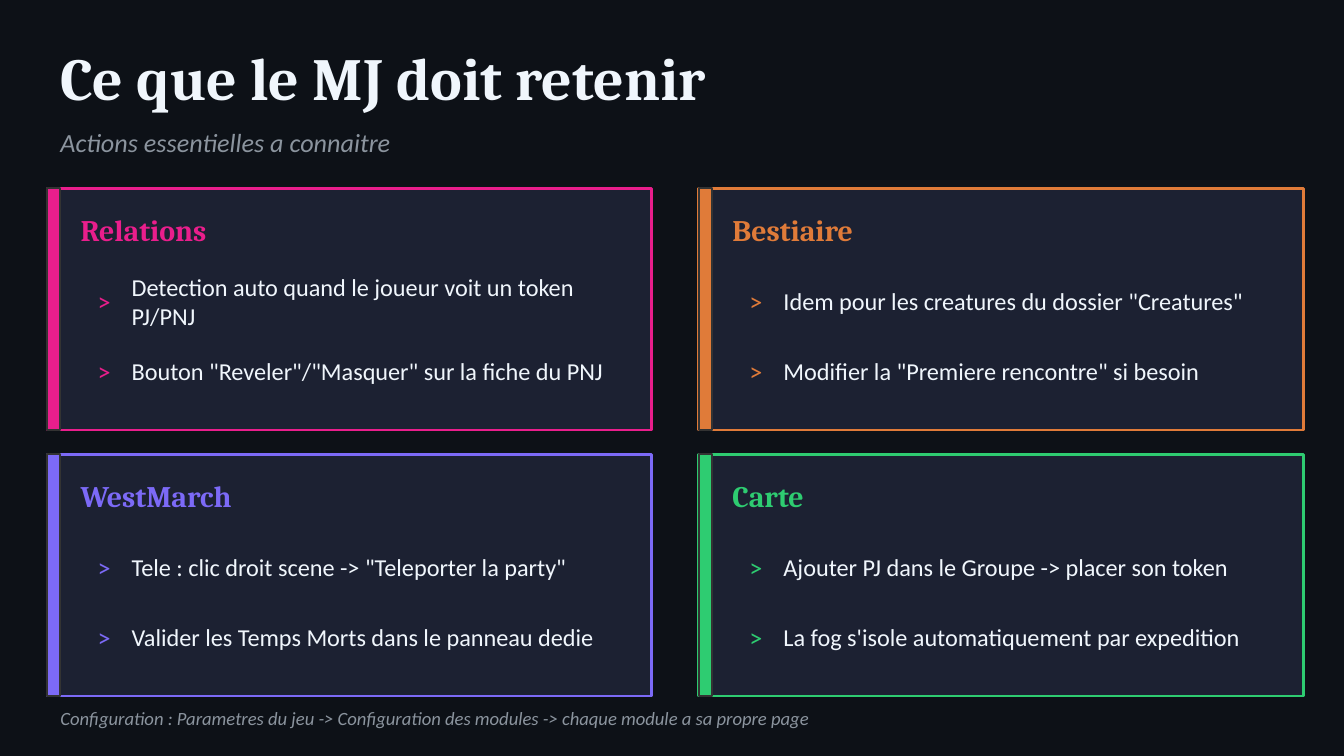
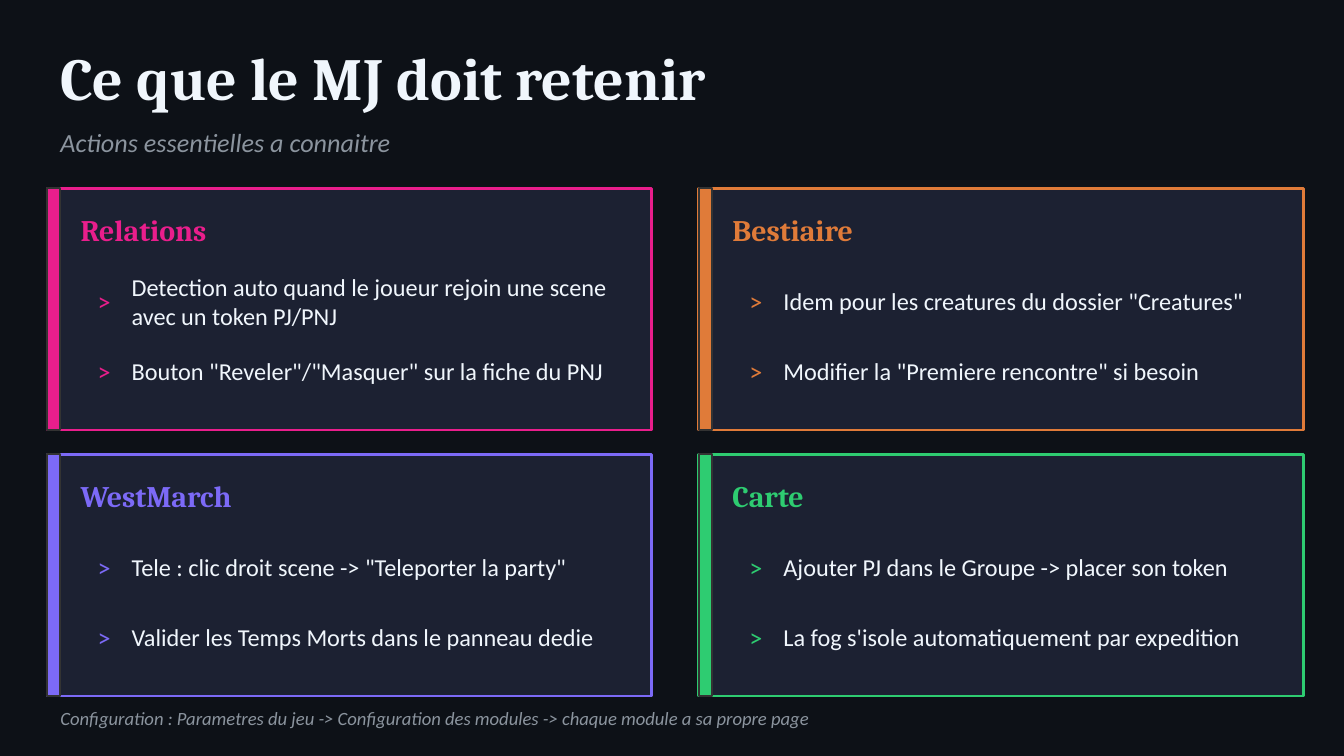
Before and after one commit to Gaetannnnnnnn/westmarch, a slide deck: slide 14 of Guide_MJ_Ashara.pptx. Drawn at 1344x756 pixels with LibreOffice and Linux fonts; fonts in the diff are those of the drawing. Boxes give left, top, right and bottom in pixels: in the first picture for what was removed or moved away, otherwise in the second. Text is boxed around its words. In the diff, an @@ line names an element or a change of style, - is before the commit and + after.

```diff
--- a/Guide_MJ_Ashara.pptx
+++ b/Guide_MJ_Ashara.pptx
@@ text at <box>132,279,607,326</box>: text changed @@
-Detection auto quand le joueur voit un token PJ/PNJ
+Detection auto quand le joueur rejoin une scene avec un token PJ/PNJ
```
Also in this commit, not shown: 3 other slides changed, 8 other files.
